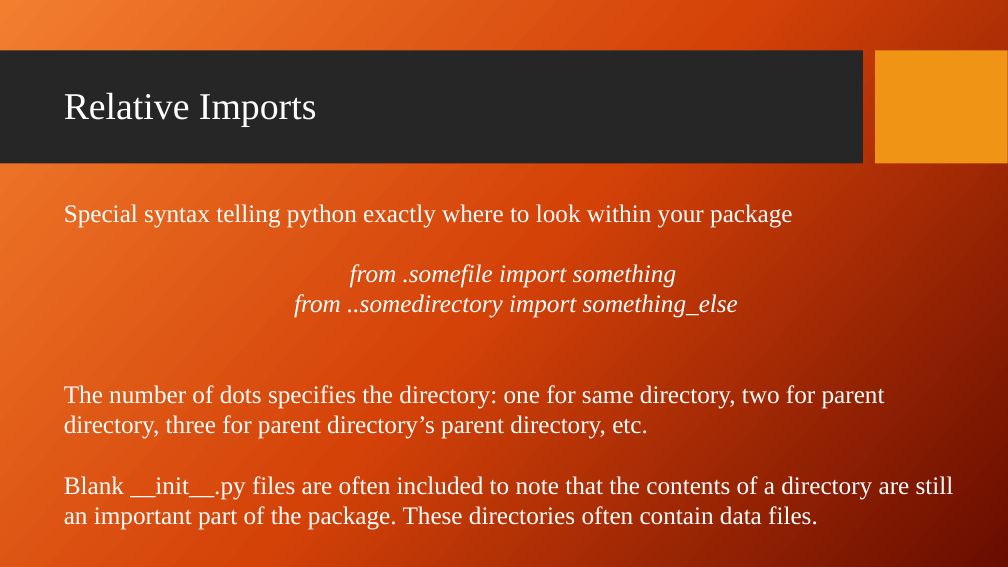
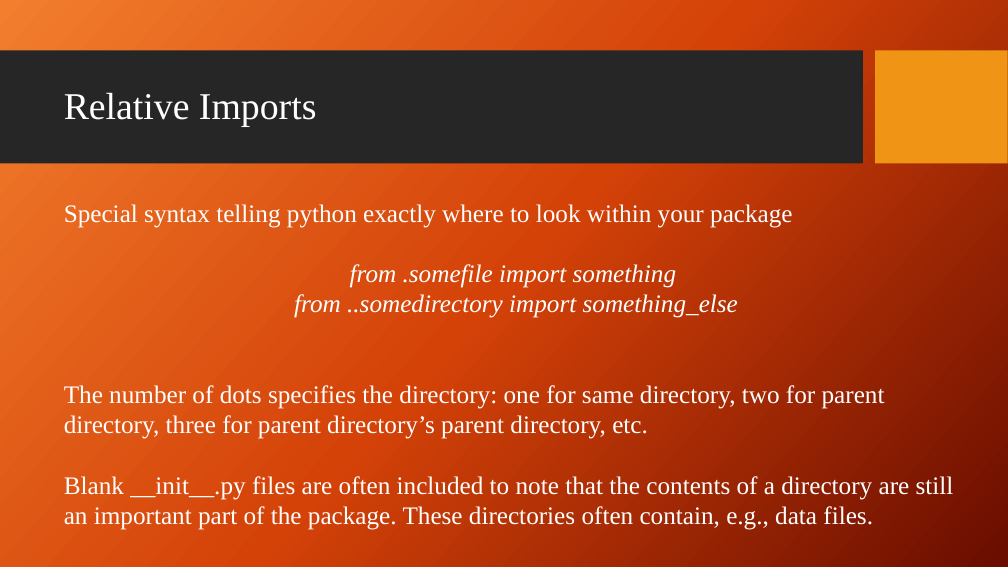
Before and after one commit to giganano/PythonBootcamp, a slide deck: slide 9 of slides/imports.pptx. Drawn at 1008x567 pixels with LibreOffice and Linux fonts; fonts in the diff are those of the drawing; background and template pictures are left out. Boxes give left, top, right and bottom in pixels: in the first picture for what was removed or moved away, otherwise in the second. Text is boxed around its words. In the diff, an @@ line names an element or a change of style, - is before the commit and + after.

```diff
--- a/slides/imports.pptx
+++ b/slides/imports.pptx
@@ text at box(64, 476, 954, 530): text changed @@
-Blank __init__.py files are often included to note that the contents of a directory are still an important part of the package. These directories often contain data files.
+Blank __init__.py files are often included to note that the contents of a directory are still an important part of the package. These directories often contain, e.g., data files.
```
Also in this commit, not shown: 4 other slides changed, 3 other files.
